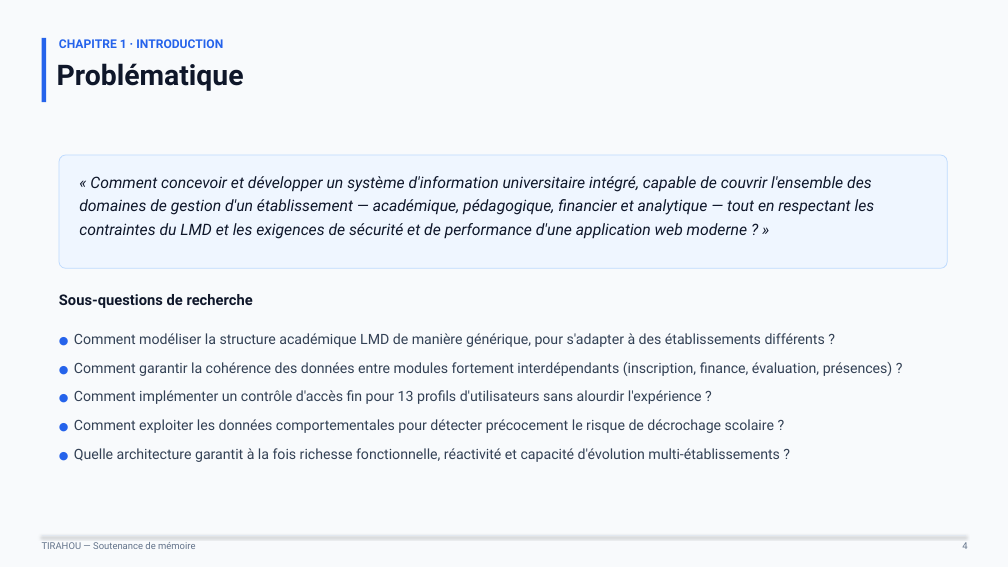
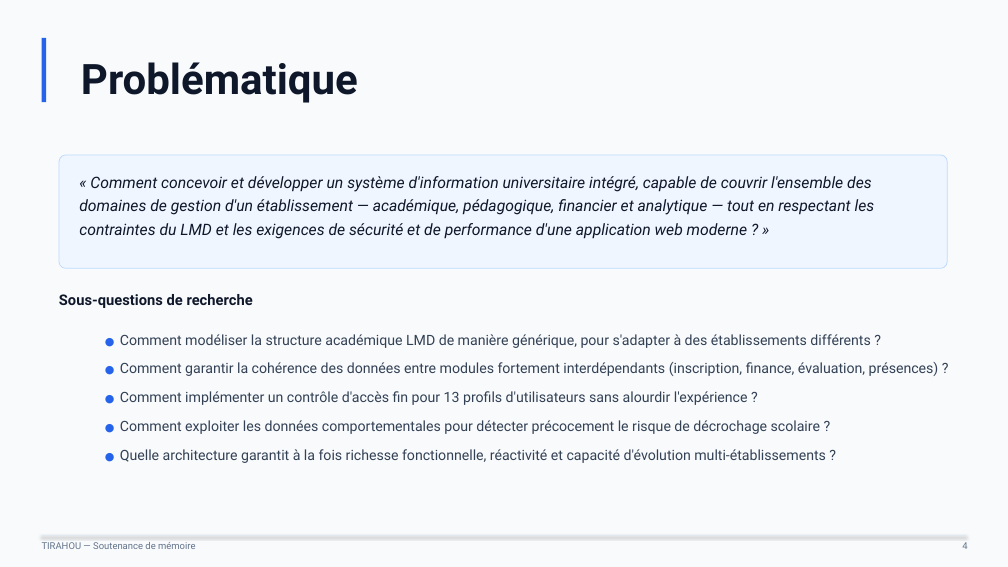
Before and after one commit to BabDIO/tirahou, a slide deck: slide 4 of TIRAHOU_Soutenance_Ali_Cisse.pptx. Drawn at 1008x567 pixels with LibreOffice and Linux fonts; fonts in the diff are those of the drawing. Boxes give left, top, right and bottom in pixels: in the first picture for what was removed or moved away, otherwise in the second. Text is boxed around its words. In the diff, an @@ line names an element or a change of style, - is before the commit and + after.

```diff
--- a/TIRAHOU_Soutenance_Ali_Cisse.pptx
+++ b/TIRAHOU_Soutenance_Ali_Cisse.pptx
@@ text removed at (59,39,223,48) @@
-CHAPITRE 1 · INTRODUCTION
@@ text "Problématique": place and size @@
-text "Problématique" at (57,63,244,91)
+text "Problématique" at (81,62,358,103)
@@ text "Problématique" at (81,62,358,103): size 27 to 40 pt @@
@@ text "● Comment modéliser la structure ...": place and size @@
-text "● Comment modéliser la structure ..." at (74,333,893,462)
+text "● Comment modéliser la structure ..." at (120,334,939,463)
```
Also in this commit, not shown: 25 other slides changed, 6 slides added, 2 slides removed, 45 other files.
